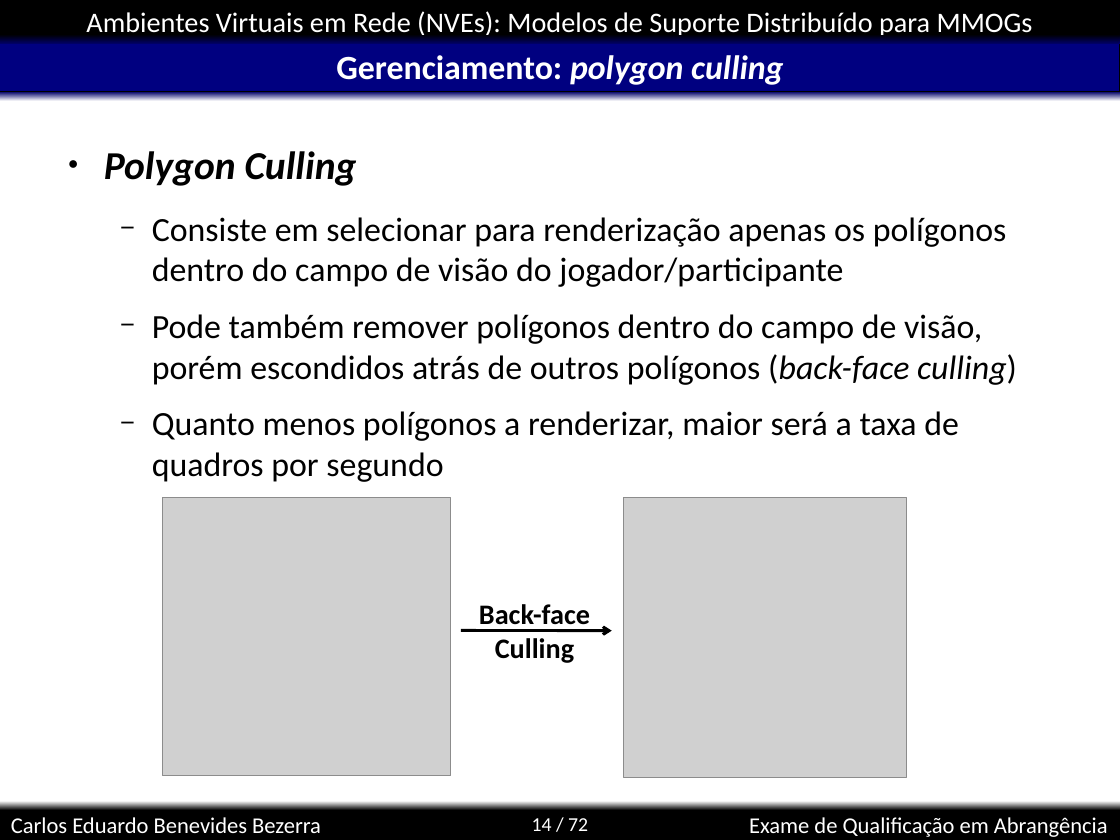
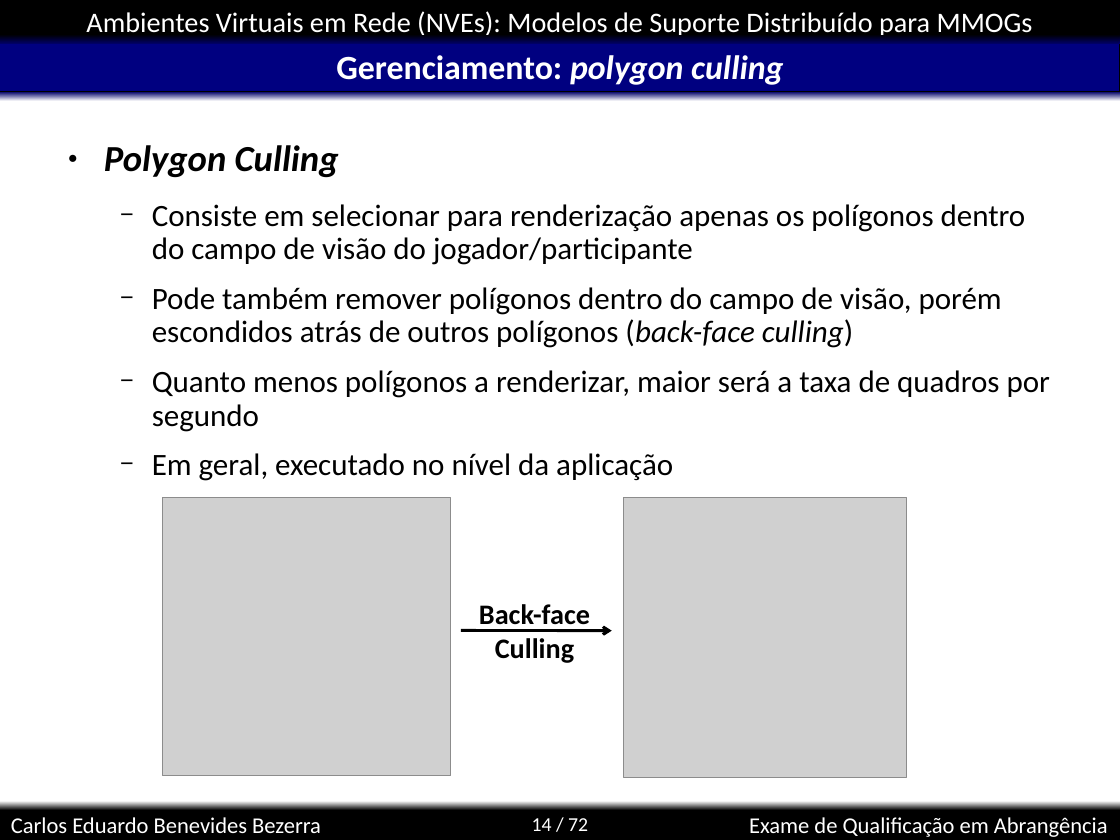
Before and after one commit to kdubezerra/kdubezerra, a slide deck: slide 14 of disciplinas/cmp600/app.ppt. Drawn at 1120x840 pixels with LibreOffice and Linux fonts; fonts in the diff are those of the drawing; grey boxes stand for pictures; background and template pictures are left out. Boxes give left, top, right and bottom in pixels: in the first picture for what was removed or moved away, otherwise in the second. Text is boxed around its words. In the diff, an @@ line names an element or a change of style, - is before the commit and + after.

```diff
--- a/disciplinas/cmp600/app.ppt
+++ b/disciplinas/cmp600/app.ppt
@@ text at box(104, 145, 1050, 432): size 28 to 26 pt in "Polygon Culling"; size 24 to 22 pt in "Consiste em selecionar para renderização apenas os ...", "Pode também remover polígonos dentro do campo ...", "Quanto menos polígonos a renderizar, maior será ..."; line spacing 1 to 0.9 @@
@@ text at box(152, 453, 673, 481): paragraph added @@
+  − Em geral, executado no nível da aplicação
```
Also in this commit, not shown: 2 other slides changed, 1 slide added, 2 other files.
